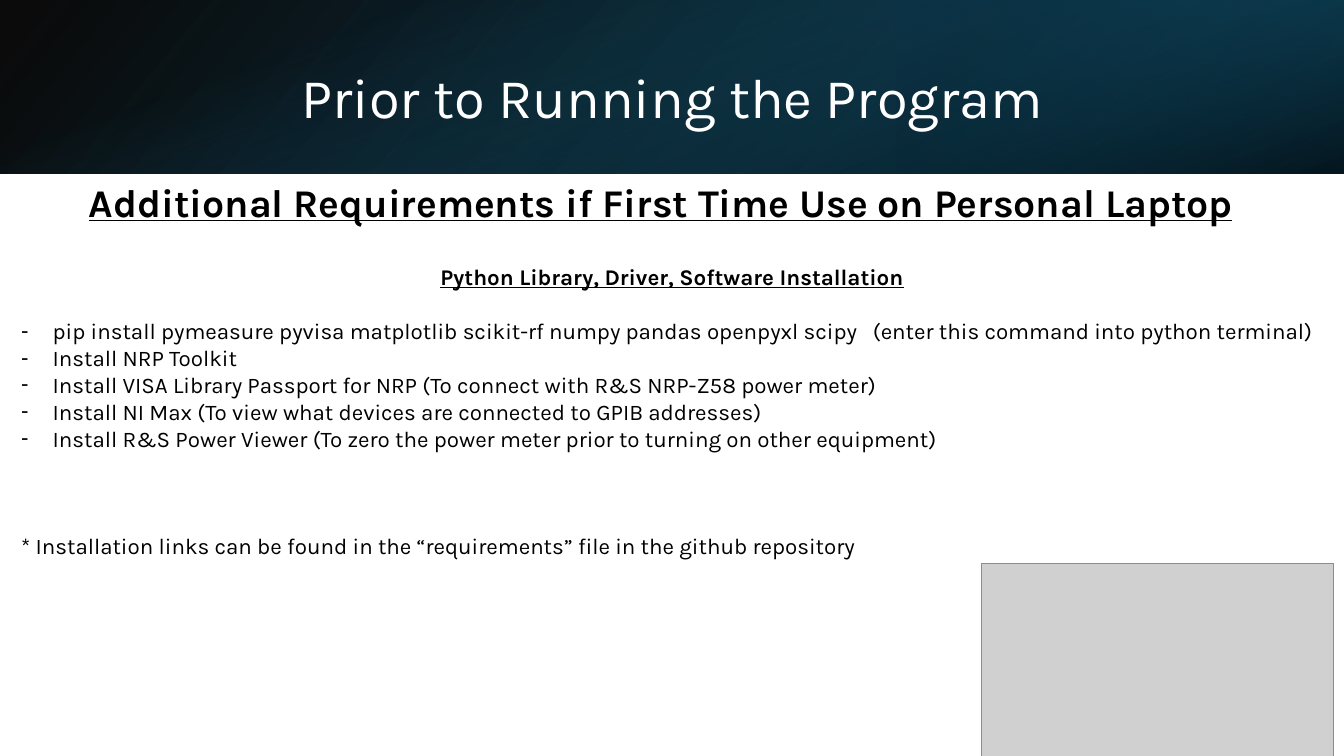
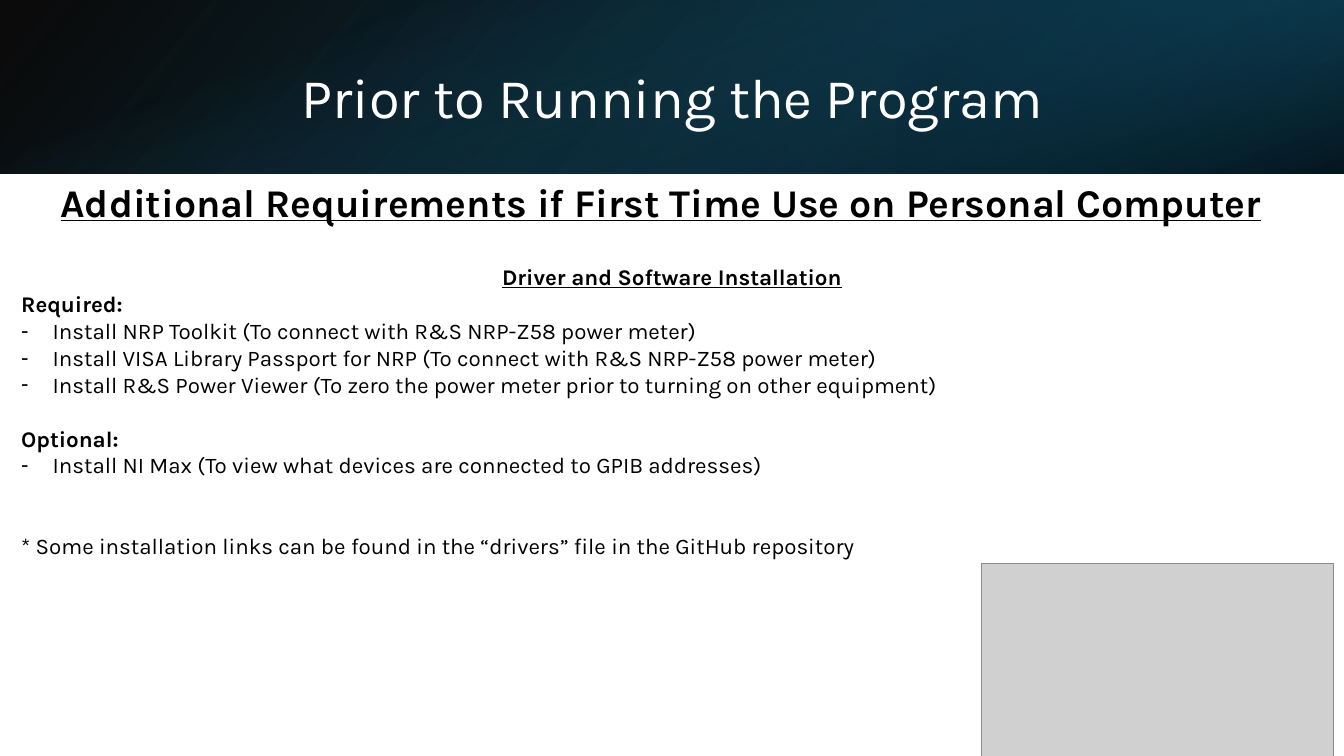
Before and after one commit to axx2xu/heterodyne, a slide deck: slide 8 of Python Heterodyne Measurement Automation Slides.pptx. Drawn at 1344x756 pixels with LibreOffice and Linux fonts; fonts in the diff are those of the drawing; grey boxes stand for pictures. Boxes give left, top, right and bottom in pixels: in the first picture for what was removed or moved away, otherwise in the second. Text is boxed around its words. In the diff, an @@ line names an element or a change of style, - is before the commit and + after.

```diff
--- a/Python Heterodyne Measurement Automation Slides.pptx
+++ b/Python Heterodyne Measurement Automation Slides.pptx
@@ text at bbox=[61, 189, 1261, 227]: text changed @@
-Additional Requirements if First Time Use on Personal Laptop
+Additional Requirements if First Time Use on Personal Computer
@@ text at bbox=[21, 269, 842, 345]: text changed @@
-Python Library, Driver, Software Installation
-– pip install pymeasure pyvisa matplotlib scikit-rf numpy pandas openpyxl scipy (enter this command into python terminal)
-– Install NRP Toolkit
+Driver and Software Installation
+Required:
+– Install NRP Toolkit (To connect with R&S NRP-Z58 power meter)
@@ text at bbox=[21, 377, 936, 453]: paragraphs added @@
+– Install R&S Power Viewer (To zero the power meter prior to turning on other equipment)
+Optional:
@@ text at bbox=[36, 538, 854, 560]: text changed @@
-– Install R&S Power Viewer (To zero the power meter prior to turning on other equipment)
-* Installation links can be found in the “requirements” file in the github repository
+* Some installation links can be found in the “drivers” file in the GitHub repository
```
Also in this commit, not shown: 7 other slides changed, 4 slides added, 1 slide removed, 10 other files.
